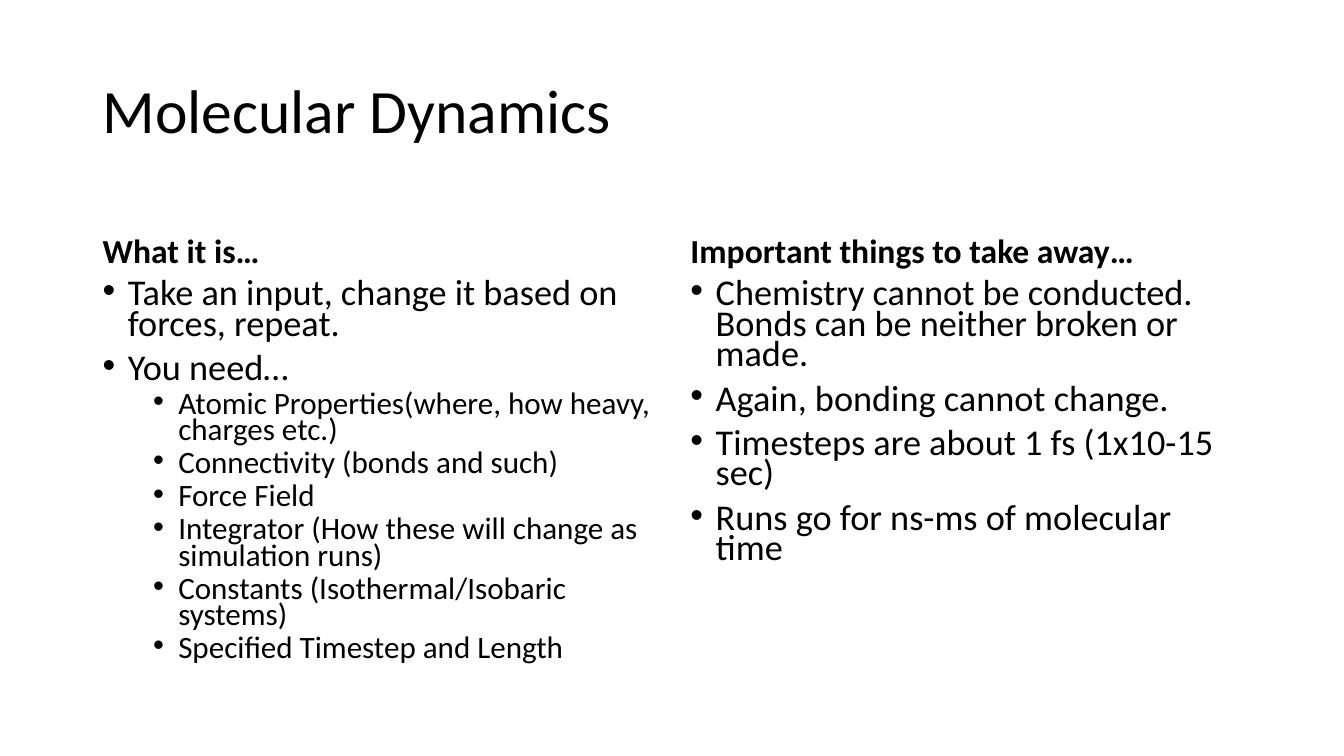
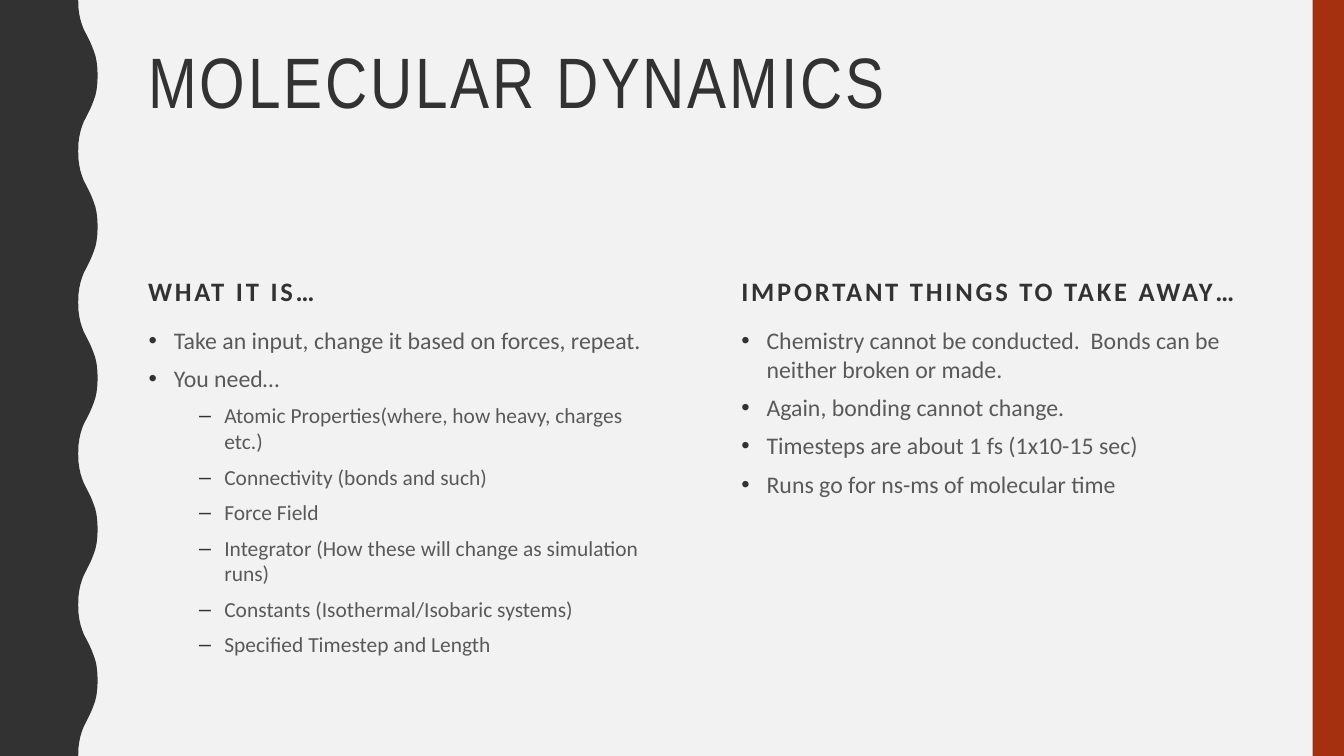
Before and after one commit to gds001/MolSSI-Presentation, a slide deck: slide 6 of MOLSSIWorkshop2018.pptx. Drawn at 1344x756 pixels with LibreOffice and Linux fonts; fonts in the diff are those of the drawing. Boxes give left, top, right and bottom in pixels: in the first picture for what was removed or moved away, otherwise in the second. Text is boxed around its words. In the diff, an @@ line names an element or a change of style, - is before the commit and + after.

```diff
--- a/MOLSSIWorkshop2018.pptx
+++ b/MOLSSIWorkshop2018.pptx
@@ background #FFFFFF to #F2F2F2 @@
@@ freeform shape added at box(0, 0, 98, 756), fill #323232 @@
@@ rectangle added at box(1313, 0, 1344, 756), fill #A5300F @@
@@ title "MOLECULAR DYNAMICS" at box(148, 58, 884, 109): vertical alignment middle to top @@
@@ title at box(148, 58, 884, 109): text changed; size 44 to 51 pt; font Calibri to Arial Narrow; text colour #000000 to #323232 @@
-Molecular Dynamics
+MOLECULAR DYNAMICS
@@ text at box(1019, 283, 1213, 301): text changed; size 24 to 19 pt; text colour #000000 to #323232 @@
-Important things to take away…
+IMPORTANT THINGS TO TAKE AWAY…
@@ text "Take an input, change it ...": place and size @@
-text "Take an input, change it ..." at box(128, 279, 650, 664)
+text "Take an input, change it ..." at box(174, 332, 640, 656)
@@ text "Take an input, change it ..." at box(174, 332, 640, 656): size 25.9 to 17 pt in "Take an input, change it based on ...", "You need…"; text colour #000000 to #595959; size 22.2 to 15.3 pt in "Atomic Properties(where, how heavy, charges etc.)", "Connectivity (bonds and such)", "Force Field", "Integrator (How these will change as simulation ..." and 2 more places; line spacing 0.7 to 1; less space between paragraphs; bullet • to –; more space between paragraphs @@
@@ text "Chemistry cannot be conducted. Bonds ...": place and size @@
-text "Chemistry cannot be conducted. Bonds ..." at box(716, 279, 1214, 561)
+text "Chemistry cannot be conducted. Bonds ..." at box(767, 332, 1219, 458)
@@ text "Chemistry cannot be conducted. Bonds ..." at box(767, 332, 1219, 458): size 25.9 to 17 pt, text colour #000000 to #595959; line spacing 0.7 to 1; less space between paragraphs @@
@@ text at box(389, 332, 402, 349): text changed; size 24 to 19 pt; text colour #000000 to #323232 @@
-What it is…
+WHAT IT IS…
```
Also in this commit, not shown: 8 other slides changed, 10 slides added, 2 slides removed, 2 other files.
